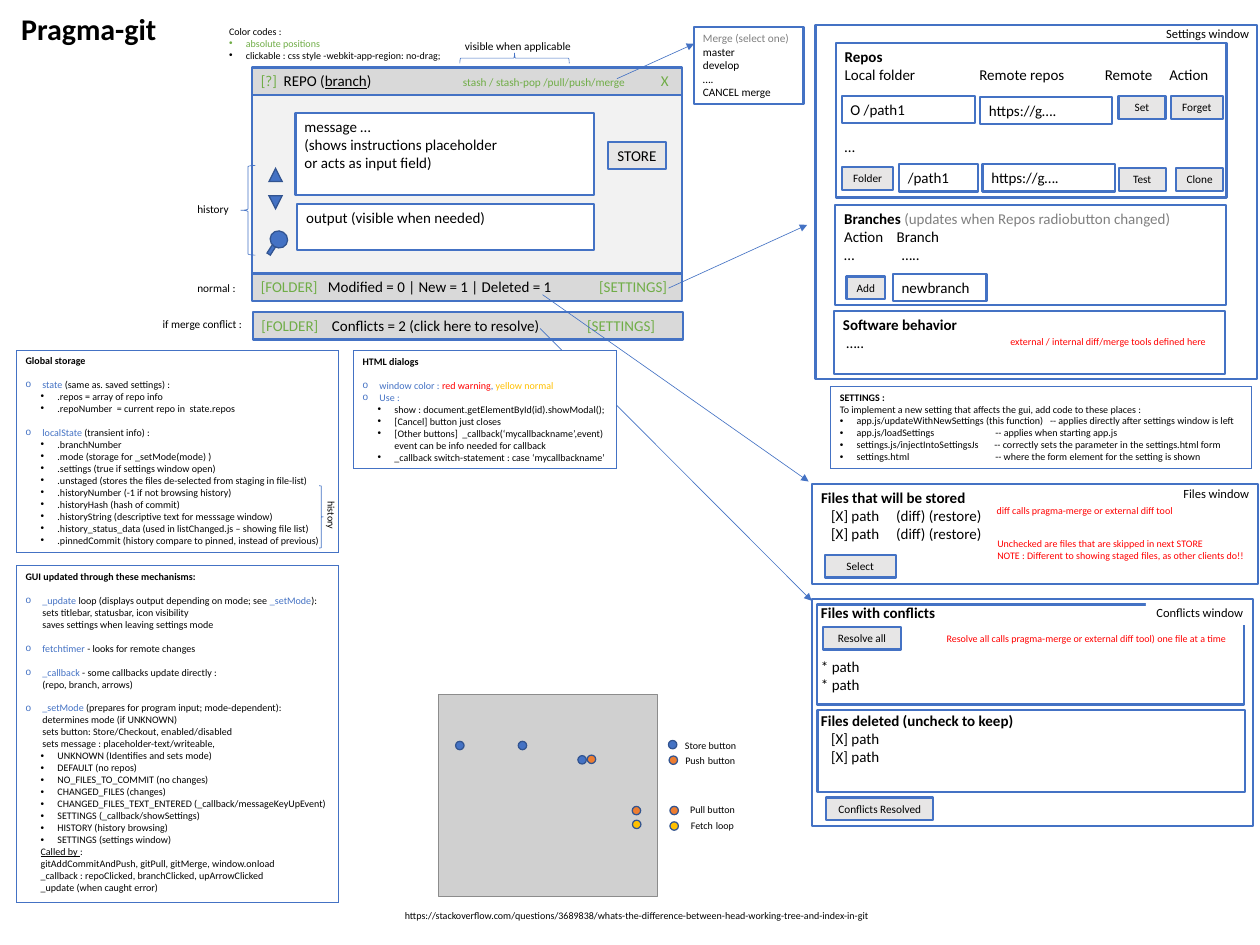
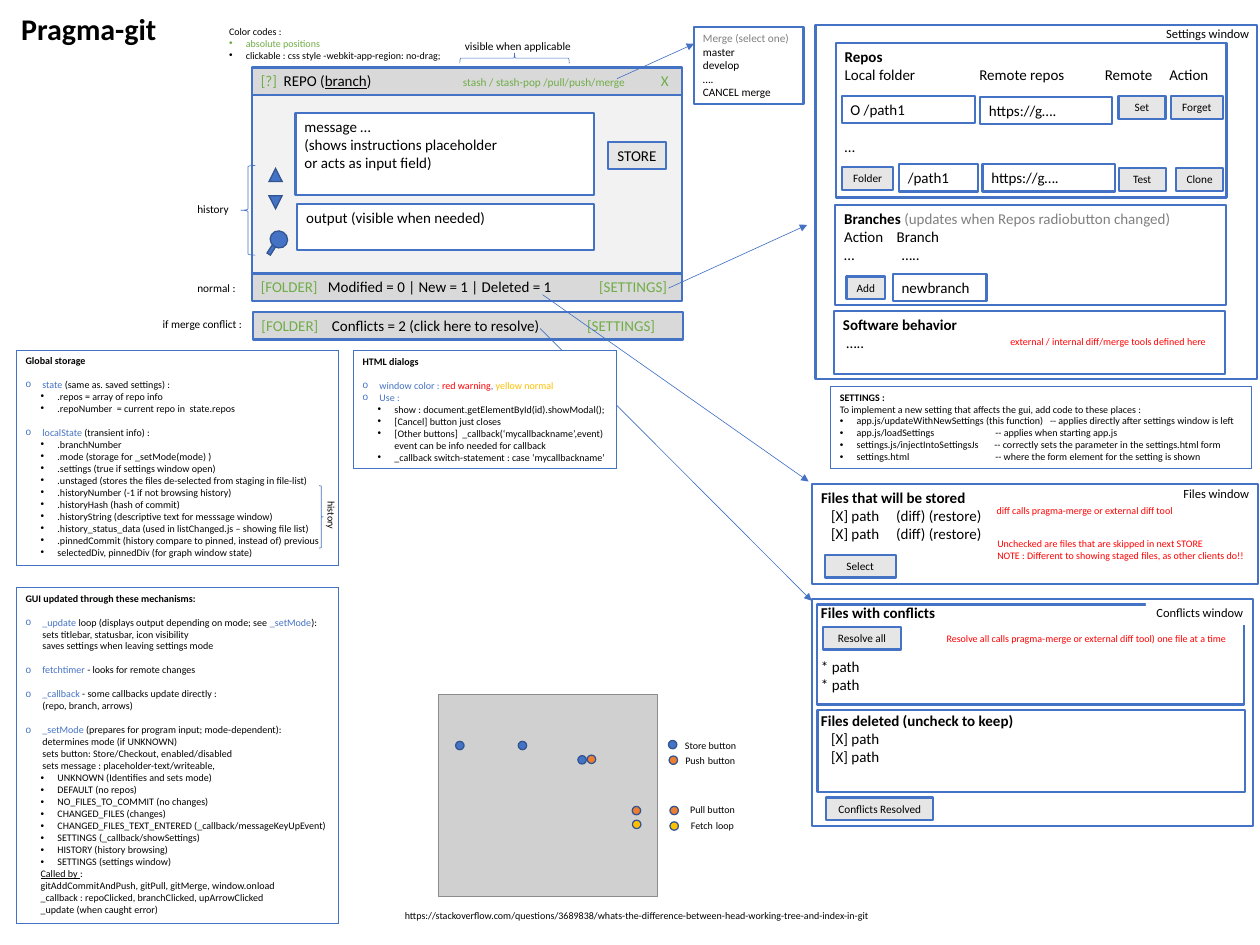
Before and after one commit to pragma-git/pragma-git, a slide deck: slide 2 of docs/Tech-overview.pptx (slide 1 before the commit). Drawn at 1260x945 pixels with LibreOffice and Linux fonts; fonts in the diff are those of the drawing; grey boxes stand for pictures. Boxes give left, top, right and bottom in pixels: in the first picture for what was removed or moved away, otherwise in the second. Text is boxed around its words. In the diff, an @@ line names an element or a change of style, - is before the commit and + after.

```diff
--- a/docs/Tech-overview.pptx
+++ b/docs/Tech-overview.pptx
@@ rectangle "Global storage" resized from (x1=17, y1=350, x2=339, y2=554) to (x1=17, y1=350, x2=339, y2=565) @@
@@ text in rectangle at (x1=57, y1=537, x2=319, y2=558): text changed @@
-  • .pinnedCommit (history compare to pinned, instead of previous)
+  • .pinnedCommit (history compare to pinned, instead of) previous
+  • selectedDiv, pinnedDiv (for graph window state)
@@ rectangle "GUI updated through these mechanisms:" moved from (x1=17, y1=566, x2=339, y2=903) to (x1=17, y1=588, x2=339, y2=924) @@
```
Also in this commit, not shown: 1 other slide changed, 1 slide added, 1 other file.
